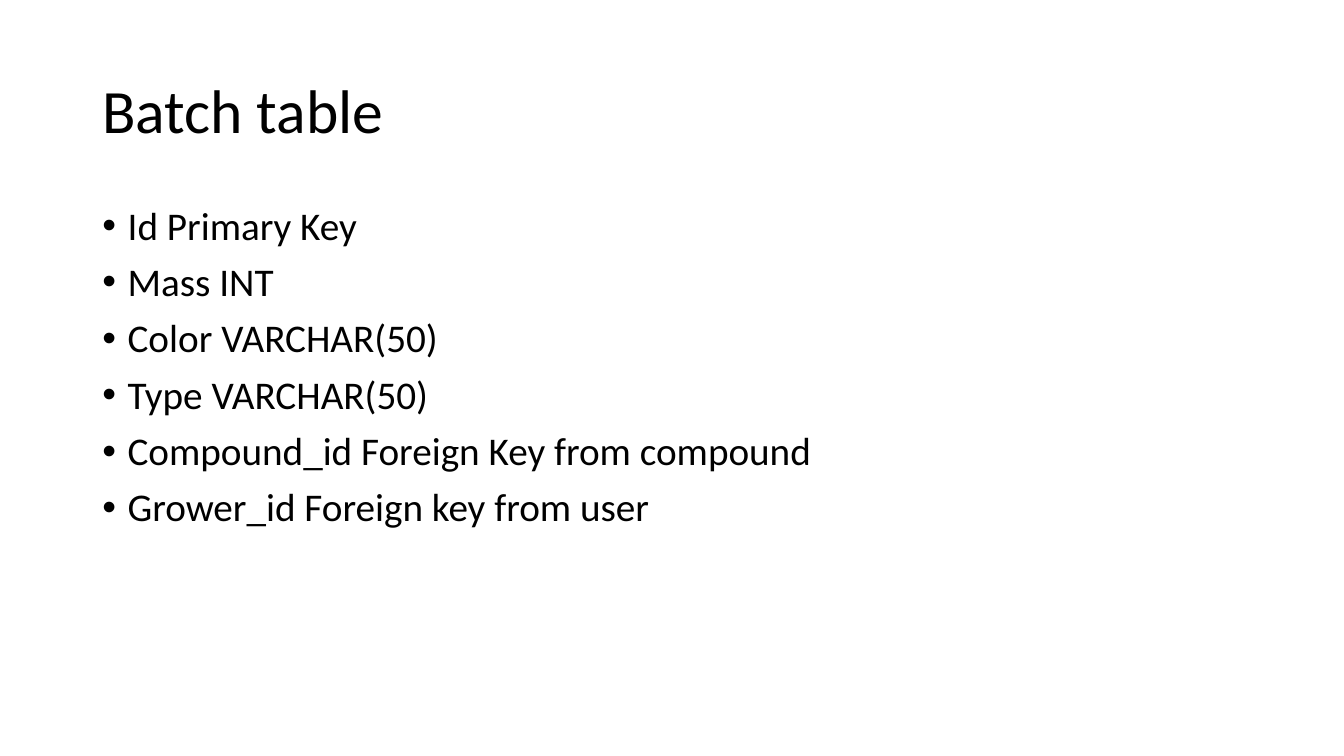
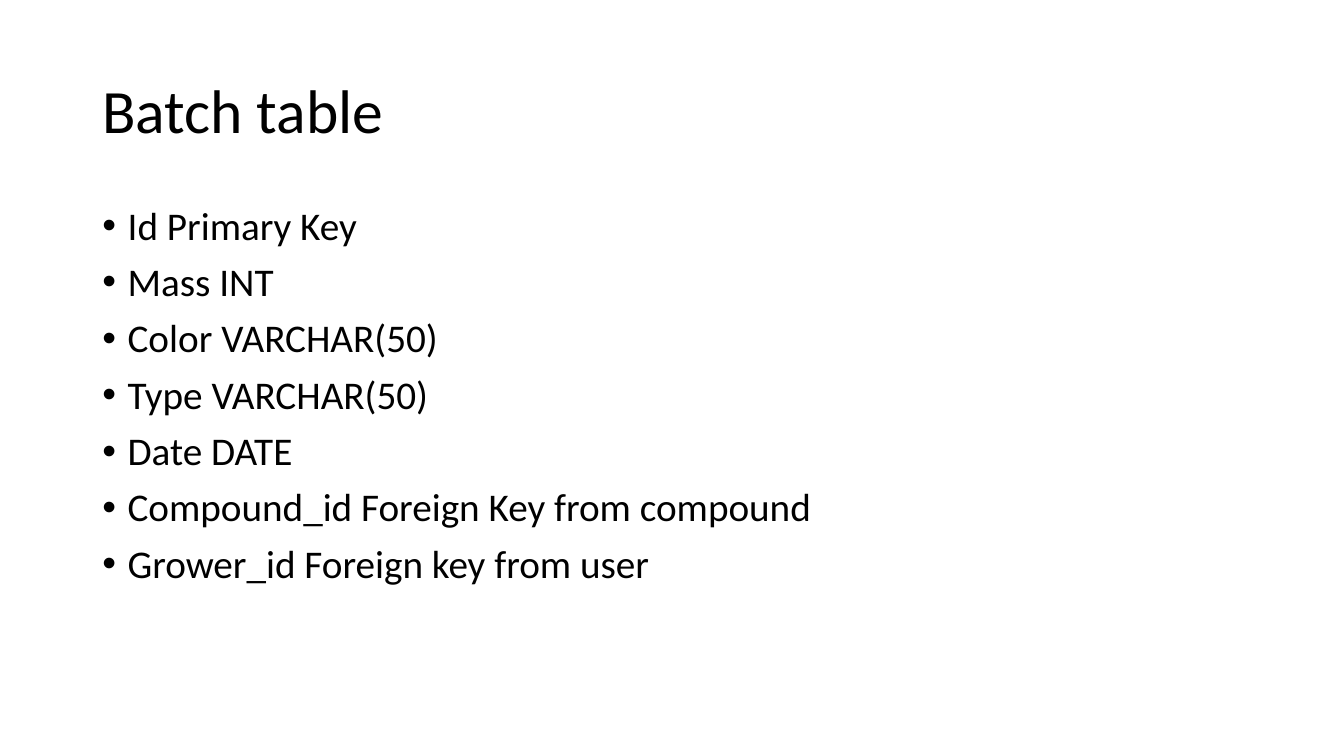
Before and after one commit to jcorain/CollaSci, a slide deck: slide 10 of CollaSciTablesrelationship.pptx. Drawn at 1344x756 pixels with LibreOffice and Linux fonts; fonts in the diff are those of the drawing. Boxes give left, top, right and bottom in pixels: in the first picture for what was removed or moved away, otherwise in the second. Text is boxed around its words. In the diff, an @@ line names an element or a change of style, - is before the commit and + after.

```diff
--- a/CollaSciTablesrelationship.pptx
+++ b/CollaSciTablesrelationship.pptx
@@ text at [128, 440, 292, 466]: paragraph added @@
+• Date DATE
```
Also in this commit, not shown: 2 other files.
